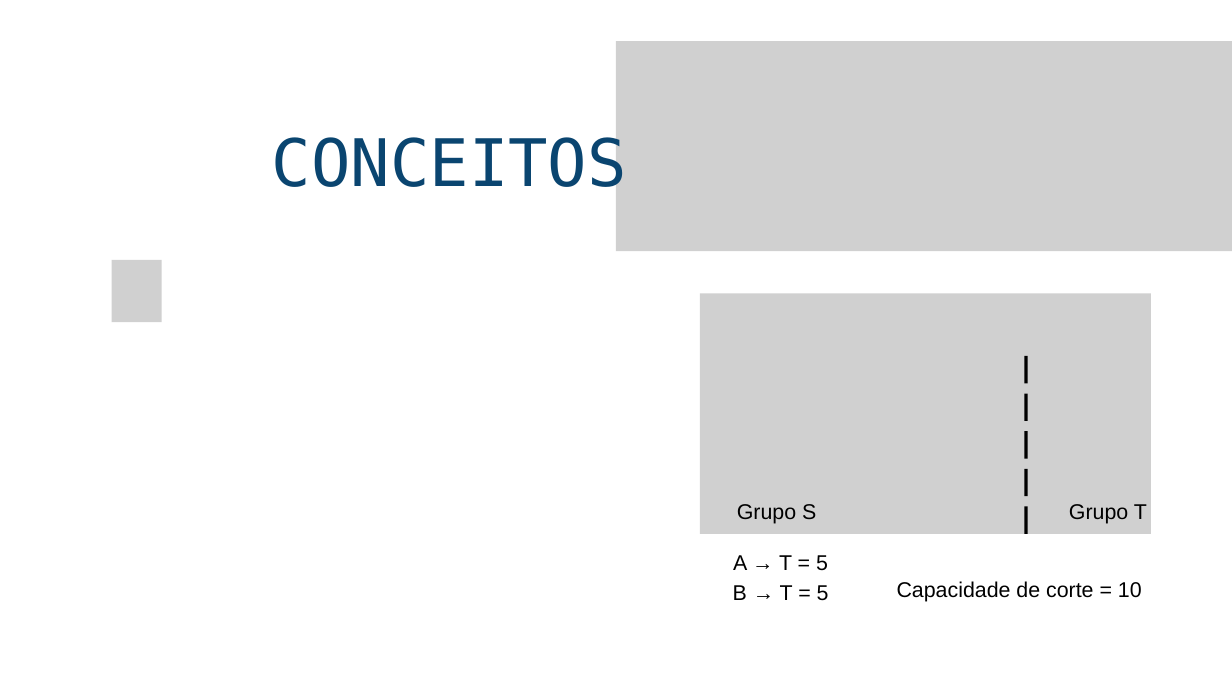
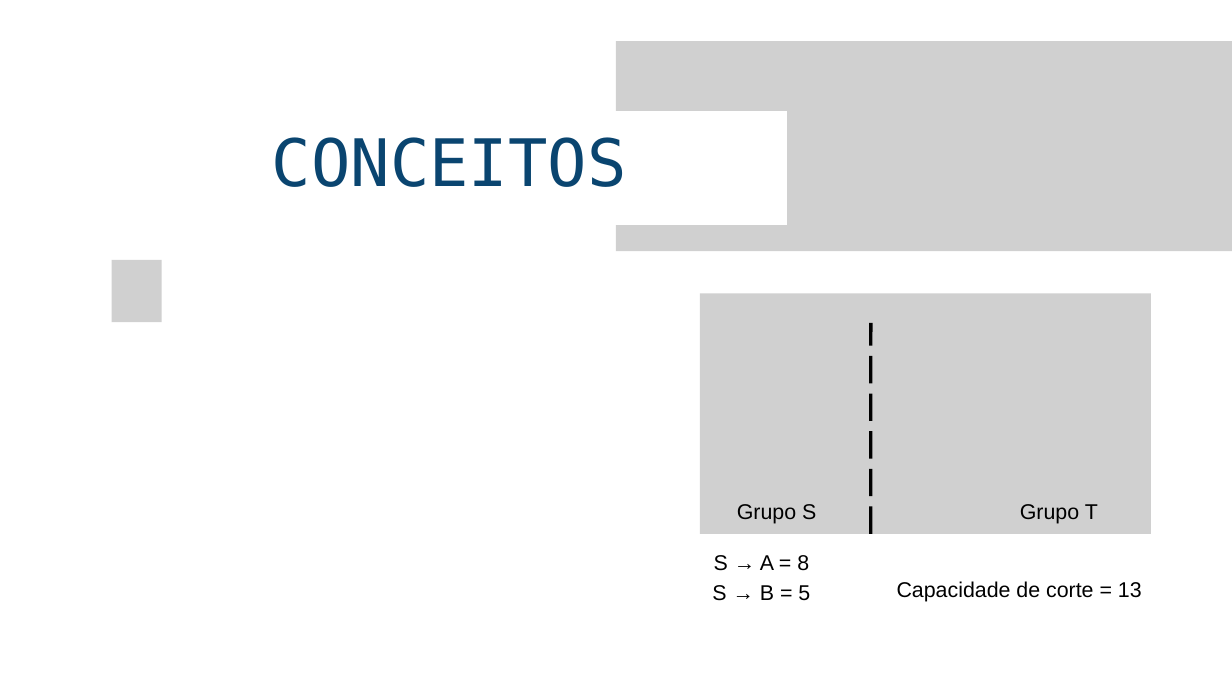
Before and after one commit to jair-ferreira-rodrigues-neto/seminario-grafos, a slide deck: slide 9 of docs/slides/Slides.pptx. Drawn at 1232x693 pixels with LibreOffice and Linux fonts; fonts in the diff are those of the drawing; grey boxes stand for pictures; background and template pictures are left out. Boxes give left, top, right and bottom in pixels: in the first picture for what was removed or moved away, otherwise in the second. Text is boxed around its words. In the diff, an @@ line names an element or a change of style, - is before the commit and + after.

```diff
--- a/docs/slides/Slides.pptx
+++ b/docs/slides/Slides.pptx
@@ freeform shape added at (111, 111, 787, 225), fill #FFFFFF @@
@@ line moved from (1026, 534) - (1026, 349) to (871, 534) - (871, 323) @@
@@ text "Grupo T": place and size @@
-text "Grupo T" at (1069, 504, 1147, 524)
+text "Grupo T" at (1020, 504, 1098, 524)
@@ text at (712, 555, 810, 601): text changed @@
-A → T = 5
-B → T = 5
+S → A = 8
+S → B = 5
@@ text at (897, 581, 1142, 602): text changed @@
-Capacidade de corte = 10
+Capacidade de corte = 13
```
Also in this commit, not shown: 17 other slides changed, 4 slides added, 4 slides removed.
